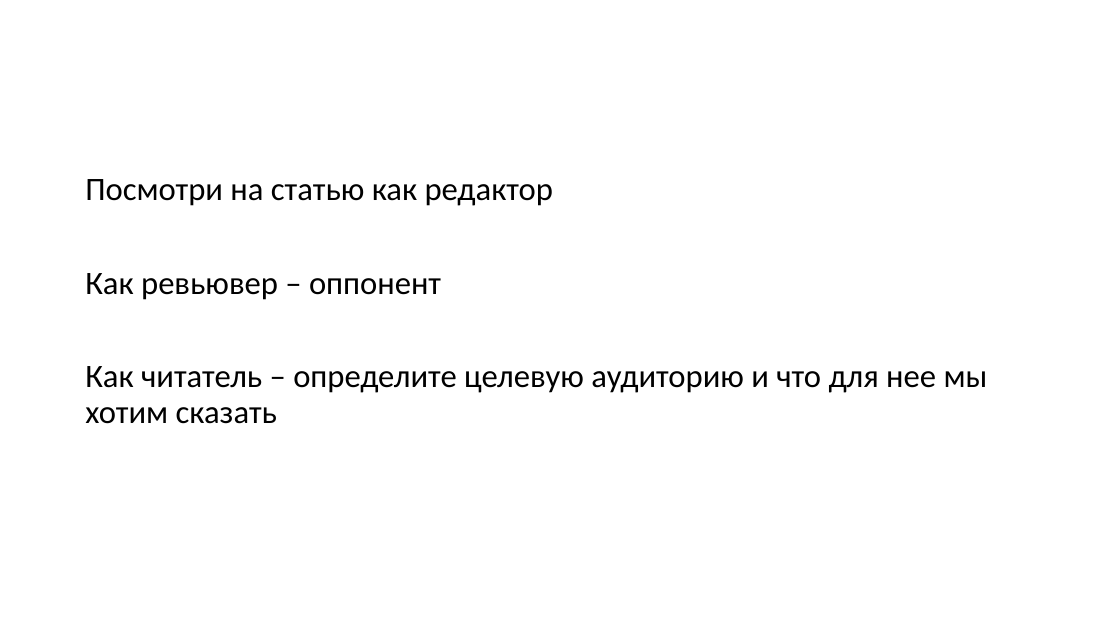
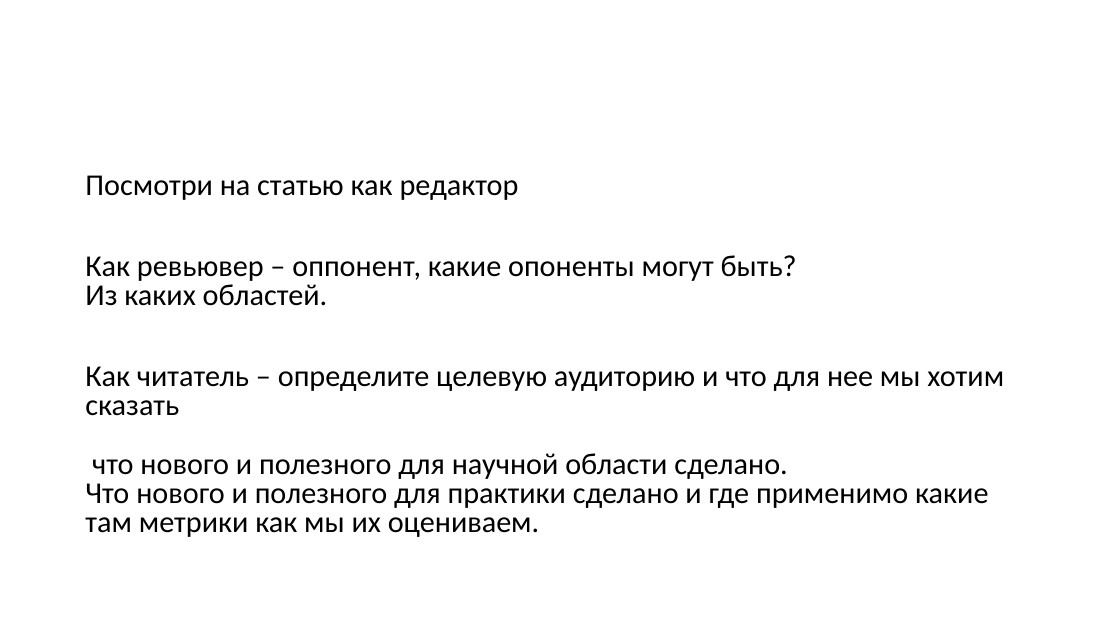
Before and after one commit to MVRonkin/MLSystemDesignCourse, a slide deck: slide 10 of 2026/science work.pptx. Drawn at 1120x630 pixels with LibreOffice and Linux fonts; fonts in the diff are those of the drawing. Boxes give left, top, right and bottom in pixels: in the first picture for what was removed or moved away, otherwise in the second. Text is boxed around its words. In the diff, an @@ line names an element or a change of style, - is before the commit and + after.

```diff
--- a/2026/science work.pptx
+++ b/2026/science work.pptx
@@ text at <box>85,175,519,200</box>: size 28 to 25.9 pt in "Посмотри на статью как редактор"; line spacing 0.9 to 0.8 @@
@@ text at <box>85,255,1004,537</box>: text changed; size 28 to 25.9 pt @@
-Как ревьювер – оппонент
-Как читатель – определите целевую аудиторию и что для нее мы хотим сказать
+Как ревьювер – оппонент, какие опоненты могут быть?
+Из каких областей.
+Как читатель – определите целевую аудиторию и что для нее мы хотим сказать
+что нового и полезного для научной области сделано.
+Что нового и полезного для практики сделано и где применимо какие там метрики как мы их оцениваем.
```
Also in this commit, not shown: 1 other slide changed, 3 slides added, 1 other file.
